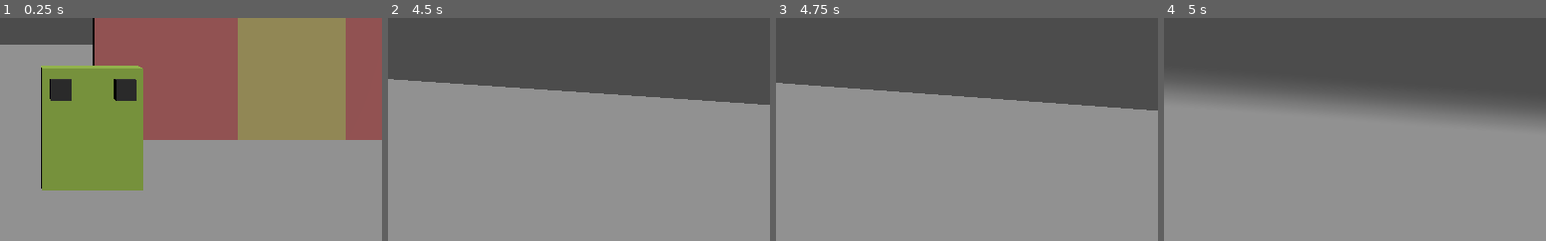
Above: before the commit, frames 1-4 (left to right).
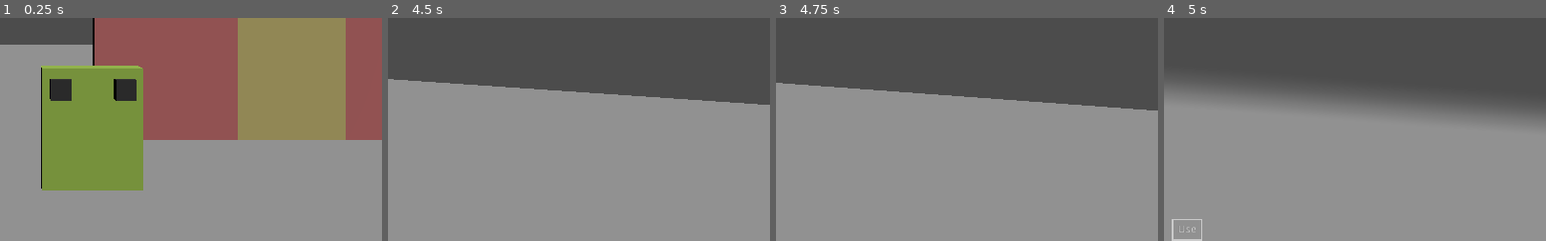
Above: after the commit, the same moments.

Repository: miskatonicstudio/goat
Game: Godot game, scene res://demo/Demo.tscn
Two runs of this game, one before a commit and one after it. Both use one fixed random seed, a clock stepped at 60 frames per second and the inputs below.
Inputs (mouse positions are % of the whole screen's width and height, from its top left):
- Up to frame 1 (0.25 s): no input
- Up to frame 2 (4.5 s): tap Enter at 0.5 s; move the mouse to (55, 50) at 0.52 s; hold W (oat_movement_forward) from 0.53 s (still down); click (55, 50) at 0.6 s; move the mouse to (45, 50) at 1.27 s; click (45, 50) at 1.35 s; move the mouse to (52, 48) at 2.02 s; click (52, 48) at 2.1 s; move the mouse to (49, 52) at 2.77 s; click (49, 52) at 2.85 s; tap Space at 3.5 s; move the mouse to (57, 51) at 3.52 s; click (57, 51) at 3.6 s; right-click (57, 51) at 4.15 s; move the mouse to (42, 49) at 4.27 s; click (42, 49) at 4.35 s
- Up to frame 3 (4.75 s): keep holding W (oat_movement_forward)
- Up to frame 4 (5 s): keep holding W (oat_movement_forward); tap Tab (oat_toggle_inventory) at 4.9 s
The pictures show only the part of the screen within x 47-97%, y 50-100%; the shares and areas given below are measured in that part.

Frames 1-3 are identical in both runs. In frame 4, 0.2% of the frame differs, in the area x 2-10%, y 90-100%.

Commit message:
Add "Use" button to inventory, fix item removing

Diff:
--- a/oat/InventoryItems.gd
+++ b/oat/InventoryItems.gd
@@ -54,11 +54,11 @@
 	if item_name == currently_selected_item:
 		var index = removed_item.get_index()
 		# TODO: handle empty inventory case!
-		if item_container.get_child_count() < index + 1:
+		if index + 1 < item_container.get_child_count():
 			index = index + 1
 		else:
 			index = index - 1
-		item_container.get_children()[index].emit_signal("button_pressed")
+		item_container.get_children()[index].emit_signal("pressed")
 	removed_item.queue_free()
 
 
@@ -80,3 +80,7 @@
 	# TODO: read texture size from config
 	# TODO: use settings signals for setting cursor?
 	Input.set_custom_mouse_cursor(texture, Input.CURSOR_ARROW, Vector2(32, 32))
+
+
+func _on_UseButton_pressed():
+	oat_interaction_signals.emit_signal("oat_inventory_item_used", currently_selected_item)
--- a/oat/InventoryItems.tscn
+++ b/oat/InventoryItems.tscn
@@ -1,6 +1,7 @@
-[gd_scene load_steps=8 format=2]
+[gd_scene load_steps=9 format=2]
 
 [ext_resource path="res://oat/InventoryItems.gd" type="Script" id=1]
+[ext_resource path="res://oat/button_style.tres" type="StyleBox" id=2]
 
 [sub_resource type="StyleBoxFlat" id=1]
 
@@ -50,3 +51,18 @@
 margin_right = 320.0
 custom_constants/separation = 0
 alignment = 1
+
+[node name="UseButton" type="Button" parent="."]
+anchor_left = 0.5
+anchor_top = 1.0
+anchor_right = 0.5
+anchor_bottom = 1.0
+margin_left = -20.5
+margin_top = -30.0
+margin_right = 20.5
+custom_styles/hover = ExtResource( 2 )
+custom_styles/pressed = ExtResource( 2 )
+custom_styles/focus = ExtResource( 2 )
+custom_styles/normal = ExtResource( 2 )
+text = "Use"
+[connection signal="pressed" from="UseButton" to="." method="_on_UseButton_pressed"]
--- /dev/null
+++ b/oat/button_style.tres
@@ -0,0 +1,12 @@
+[gd_resource type="StyleBoxFlat" format=2]
+
+[resource]
+content_margin_left = 8.0
+content_margin_right = 8.0
+content_margin_top = 8.0
+content_margin_bottom = 8.0
+bg_color = Color( 0, 0, 0, 0 )
+border_width_left = 2
+border_width_top = 2
+border_width_right = 2
+border_width_bottom = 2
